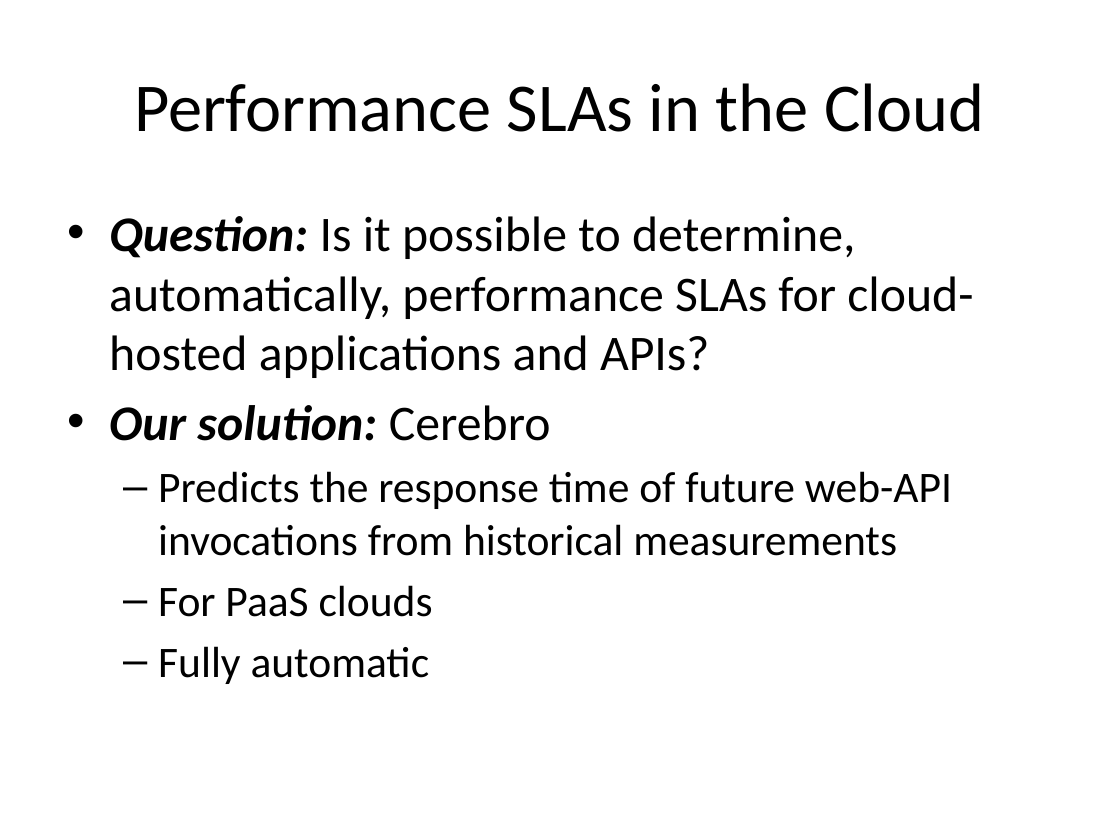
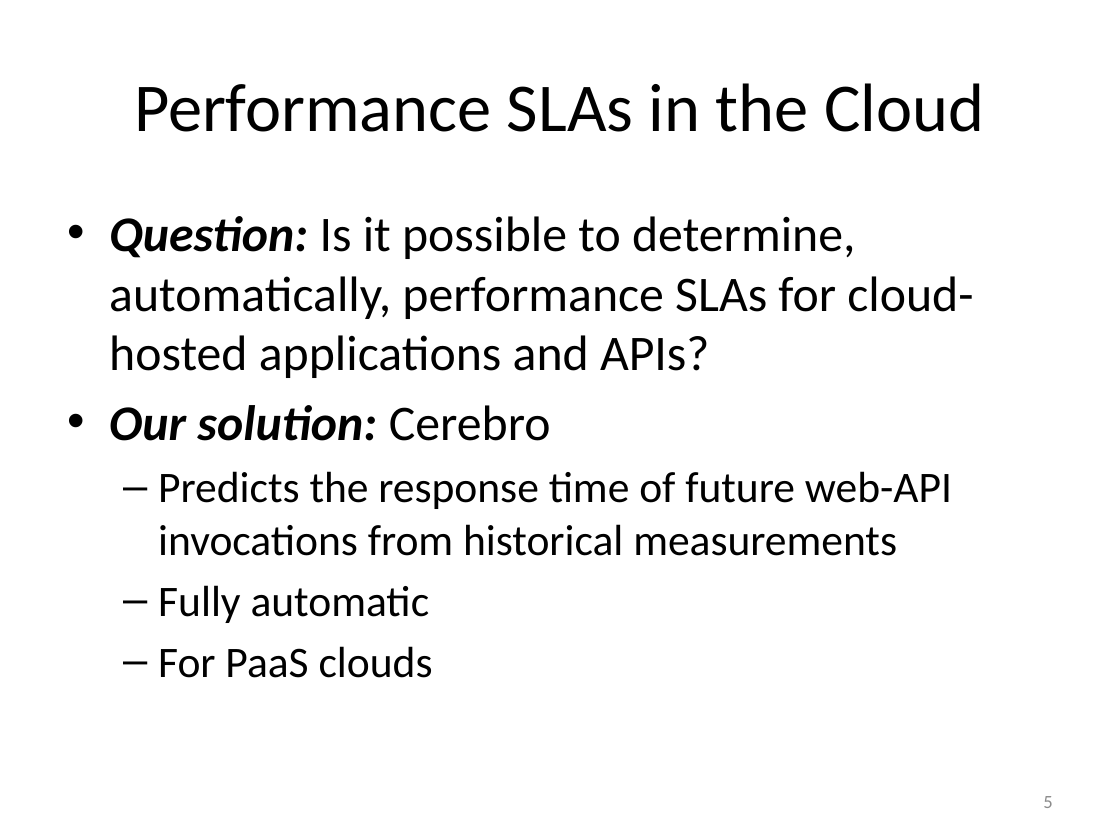
Before and after one commit to Dithn/eager-appscale, a slide deck: slide 5 of Eager/paper/socc15/cerebro_socc_presentation-v2.pptx (slide 6 before the commit). Drawn at 1120x840 pixels with LibreOffice and Linux fonts; fonts in the diff are those of the drawing. Boxes give left, top, right and bottom in pixels: in the first picture for what was removed or moved away, otherwise in the second. Text is boxed around its words. In the diff, an @@ line names an element or a change of style, - is before the commit and + after.

```diff
--- a/Eager/paper/socc15/cerebro_socc_presentation-v2.pptx
+++ b/Eager/paper/socc15/cerebro_socc_presentation-v2.pptx
@@ text at (x1=158, y1=585, x2=430, y2=623): paragraph added @@
+  – Fully automatic
@@ text at (x1=158, y1=646, x2=430, y2=684): paragraph removed @@
-  – Fully automatic
@@ page number added at (x1=1043, y1=796, x2=1052, y2=808), 12 pt, text #8C8C8C @@
+5
```
Also in this commit, not shown: 12 other slides changed, 1 other file.
